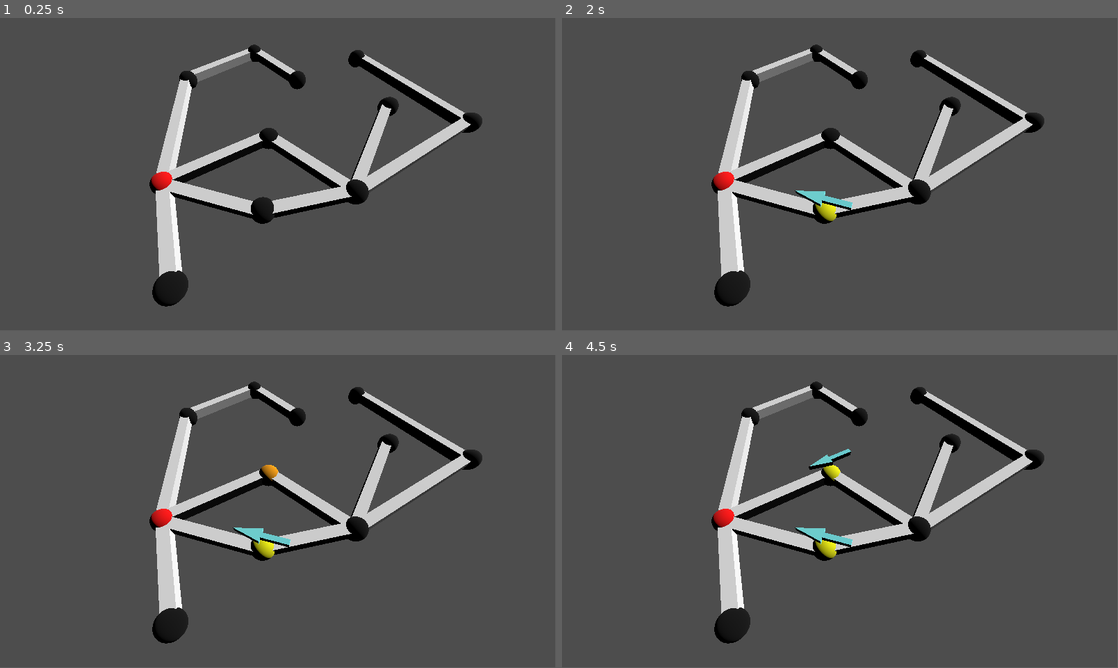
Above: before the commit, frames 1-4 (two rows, left to right).
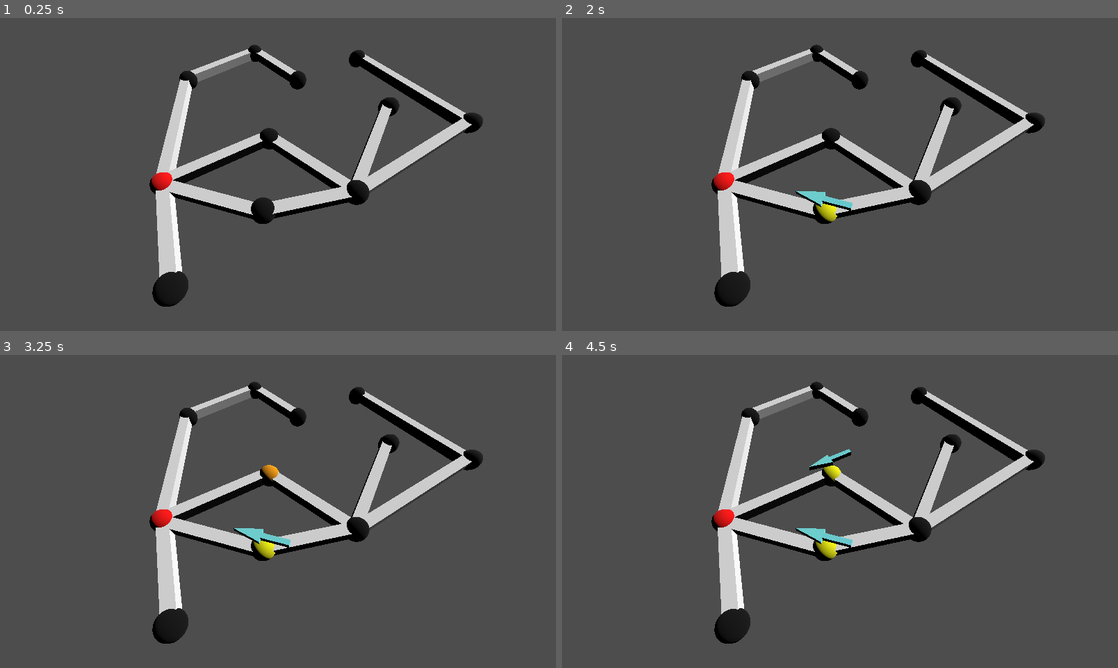
Above: after the commit, the same moments.

Repository: NotYetTerminal/Interactive-Map-SETU-Carlow
Game: Godot game, scene res://a-star-pathfinding/pathfinding_root.tscn
The game is run twice, just before and just after one commit, with the same random seed, the same clock (stepped at 60 frames per second) and the same inputs.
Inputs (mouse positions are in pixels of both pictures, inside the frame that each line leads up to):
- Up to frame 1 (0.25 s): no input
- Up to frame 2 (2 s): tap Enter at 0.5 s; move the mouse to (962, 158) at 0.52 s; click (962, 158) at 0.67 s; tap Space at 1.25 s; drag from (728, 190) to (812, 237) at 1.27 s
- Up to frame 3 (3.25 s): move the mouse to (333, 442) at 2.02 s; click (333, 442) at 2.17 s; tap Enter at 2.75 s; drag from (250, 574) to (111, 464) at 2.77 s
- Up to frame 4 (4.5 s): tap Space at 3.5 s; move the mouse to (1006, 558) at 3.52 s; click (1006, 558) at 3.67 s; tap Enter at 4.25 s; drag from (673, 464) to (756, 433) at 4.27 s
In our replay, the window is 799x449 before the commit and 800x450 after it. These sizes can differ from the game's own. Grey fills any space a smaller window leaves; there, only what the larger window draws over its background counts as a difference.

The runs differ from the first frame. In frame 1, 0.6% of the frame differs, in the area x 26-87%, y 8-93%; in frame 2, 0.6%; in frame 3, 0.6%; in frame 4, 0.6%.

Commit message:
Add system sequence and class diagram

Diff:
--- /dev/null
+++ b/interactive-map-of-setu-carlow/camera/camera_movement.gd
@@ -0,0 +1,11 @@
+extends Control
+
+
+# Called when the node enters the scene tree for the first time.
+func _ready() -> void:
+	pass # Replace with function body.
+
+
+# Called every frame. 'delta' is the elapsed time since the previous frame.
+func _process(delta: float) -> void:
+	pass
--- a/interactive-map-of-setu-carlow/camera/camera_movement.tscn
+++ b/interactive-map-of-setu-carlow/camera/camera_movement.tscn
@@ -4,11 +4,40 @@
 [ext_resource type="Script" path="res://firebase/firebase_connector.gd" id="1_gja6r"]
 [ext_resource type="Texture2D" uid="uid://ymuuc1vrwqmv" path="res://icon.svg" id="2_a6346"]
 
-[node name="Node2D" type="Node2D"]
+[node name="Control" type="Control"]
+layout_mode = 3
+anchors_preset = 15
+anchor_right = 1.0
+anchor_bottom = 1.0
+grow_horizontal = 2
+grow_vertical = 2
 script = ExtResource("1_gja6r")
 
-[node name="Camera2D" type="Camera2D" parent="."]
+[node name="SubViewportContainer" type="SubViewportContainer" parent="."]
+layout_mode = 1
+anchors_preset = 15
+anchor_right = 1.0
+anchor_bottom = 1.0
+grow_horizontal = 2
+grow_vertical = 2
+stretch = true
+
+[node name="SubViewport" type="SubViewport" parent="SubViewportContainer"]
+handle_input_locally = false
+size = Vector2i(1280, 720)
+render_target_update_mode = 4
+
+[node name="Center" type="Node2D" parent="SubViewportContainer/SubViewport"]
+visibility_layer = 3
+position = Vector2(640, 360)
+
+[node name="Camera2D" type="Camera2D" parent="SubViewportContainer/SubViewport/Center"]
 script = ExtResource("1_c3ee0")
 
-[node name="Sprite2D" type="Sprite2D" parent="."]
+[node name="Sprite2D" type="Sprite2D" parent="SubViewportContainer/SubViewport/Center"]
+visibility_layer = 2
 texture = ExtResource("2_a6346")
+
+[node name="Sprite2D2" type="Sprite2D" parent="SubViewportContainer/SubViewport/Center"]
+position = Vector2(100, 0)
+texture = ExtResource("2_a6346")
--- /dev/null
+++ b/interactive-map-of-setu-carlow/camera/camera_ui.tscn
@@ -0,0 +1,24 @@
+[gd_scene load_steps=3 format=3 uid="uid://bv55dpn0yopgu"]
+
+[ext_resource type="Script" path="res://camera/camera_2d.gd" id="1_6pl2a"]
+[ext_resource type="Texture2D" uid="uid://ymuuc1vrwqmv" path="res://icon.svg" id="2_d1x5s"]
+
+[node name="SubViewportContainer" type="SubViewportContainer"]
+anchors_preset = 15
+anchor_right = 1.0
+anchor_bottom = 1.0
+offset_right = 472.0
+offset_bottom = 472.0
+grow_horizontal = 2
+grow_vertical = 2
+stretch = true
+
+[node name="SubViewport" type="SubViewport" parent="."]
+handle_input_locally = false
+render_target_update_mode = 4
+
+[node name="Camera2D" type="Camera2D" parent="SubViewport"]
+script = ExtResource("1_6pl2a")
+
+[node name="Sprite2D" type="Sprite2D" parent="SubViewport"]
+texture = ExtResource("2_d1x5s")
--- a/interactive-map-of-setu-carlow/project.godot
+++ b/interactive-map-of-setu-carlow/project.godot
@@ -29,6 +29,11 @@
 gdscript/warnings/unsafe_call_argument=1
 gdscript/warnings/return_value_discarded=1
 
+[display]
+
+window/size/viewport_width=1280
+window/size/viewport_height=720
+
 [editor_plugins]
 
 enabled=PackedStringArray("res://addons/godot-firebase/plugin.cfg")
Not shown, added: Project Documents/Diary Sheets/Weekly Log 27-Nov-24.docx
Not shown, changed: Project Documents/Gabor_Major_Interactive_Map_Design_Document.odt
Not shown, added: graphs/.$ClassDiagram.drawio.bkp
Not shown, added: graphs/ClassDiagram.drawio
Not shown, added: graphs/ClassDiagram.drawio.png
Not shown, added: graphs/System Sequence Diagrams/.$ModifyMapWaypoint.drawio.bkp
Not shown, added: graphs/System Sequence Diagrams/.$ModifyRoomInformation.drawio.bkp
Not shown, added: graphs/System Sequence Diagrams/.$NavigateToRoom.drawio.bkp
Not shown, removed: graphs/System Sequence Diagrams/.$Search Room.drawio.bkp
Not shown, added: graphs/System Sequence Diagrams/.$SearchRoom.drawio.bkp
Not shown, added: graphs/System Sequence Diagrams/.$ViewCampusMap.drawio.bkp
Not shown, added: graphs/System Sequence Diagrams/.$ViewRoomInformation.drawio.bkp
(and 13 more such lines)
